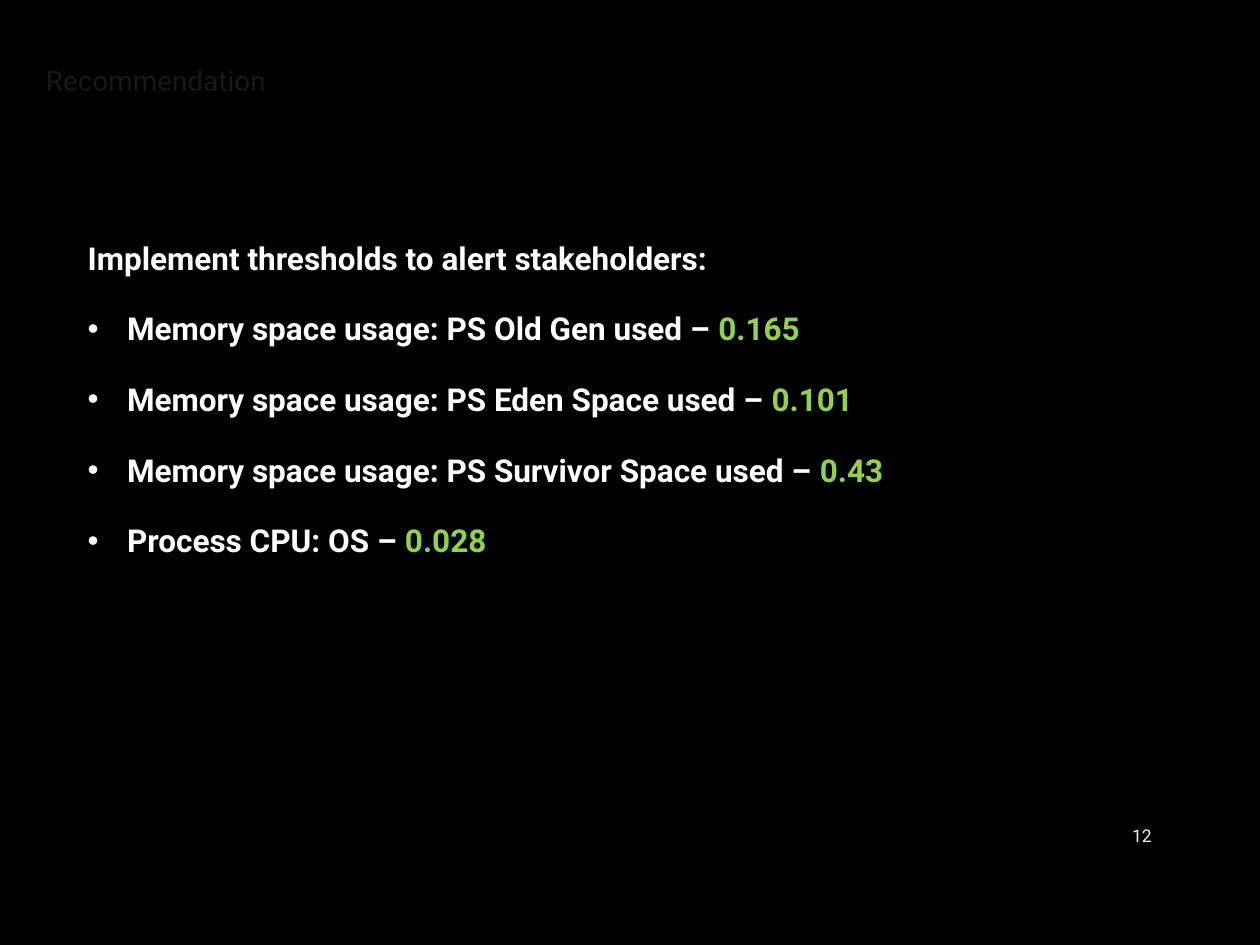
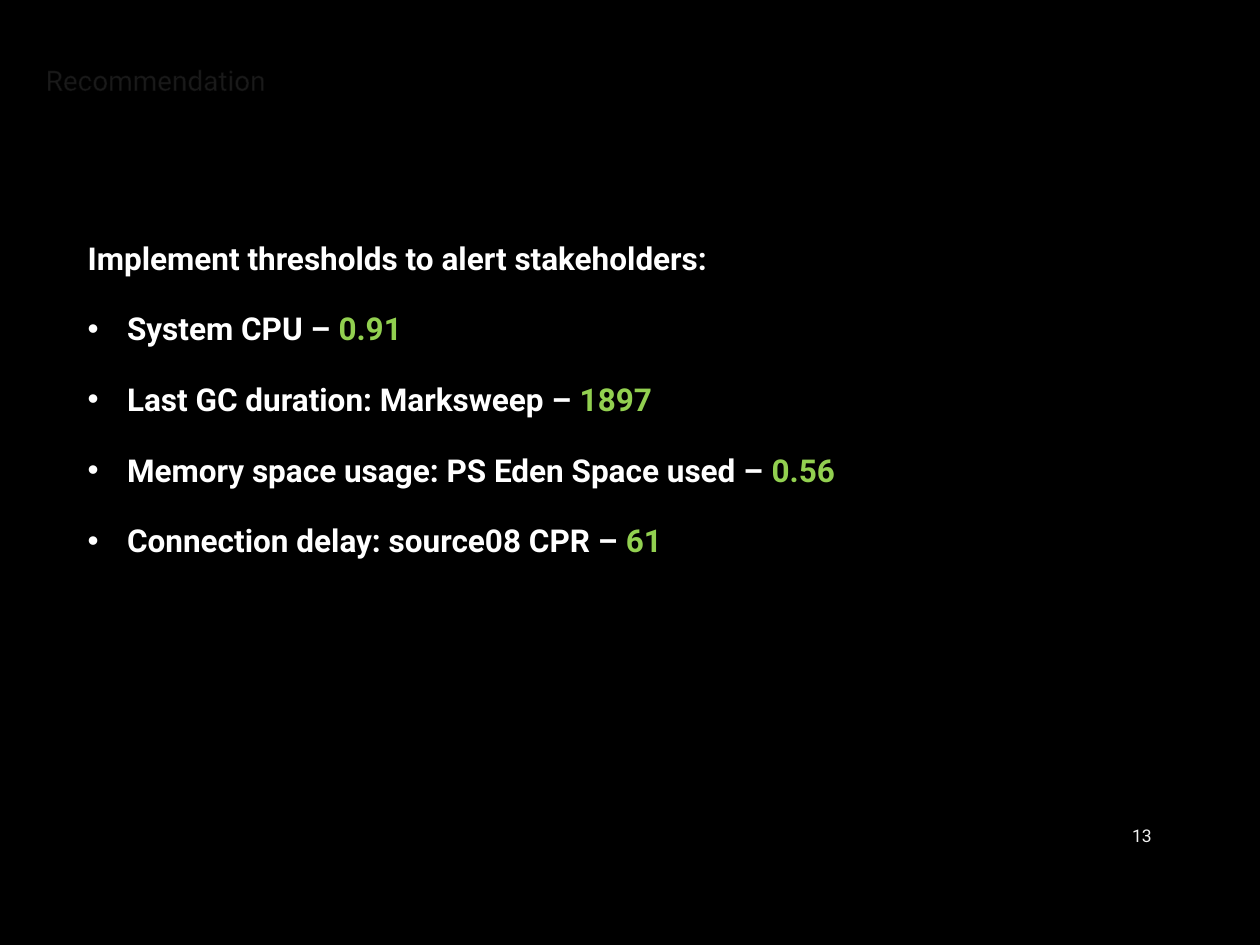
Before and after one commit to sandalasiddiqui/Capstone-Software-Operational-Anomaly-Detection, a slide deck: slide 13 of Software Operational Anomaly Detection.pptx (slide 12 before the commit). Drawn at 1260x945 pixels with LibreOffice and Linux fonts; fonts in the diff are those of the drawing; background and template pictures are left out. Boxes give left, top, right and bottom in pixels: in the first picture for what was removed or moved away, otherwise in the second. Text is boxed around its words. In the diff, an @@ line names an element or a change of style, - is before the commit and + after.

```diff
--- a/Software Operational Anomaly Detection.pptx
+++ b/Software Operational Anomaly Detection.pptx
@@ text at (127, 317, 835, 559): text changed @@
-• Memory space usage: PS Old Gen used – 0.165
-• Memory space usage: PS Eden Space used – 0.101
-• Memory space usage: PS Survivor Space used – 0.43
-• Process CPU: OS – 0.028
+• System CPU – 0.91
+• Last GC duration: Marksweep – 1897
+• Memory space usage: PS Eden Space used – 0.56
+• Connection delay: source08 CPR – 61
@@ page number at (1132, 829, 1152, 842): text changed @@
-12
+13
```
Also in this commit, not shown: 7 other slides changed, 1 slide added, 1 other file.
